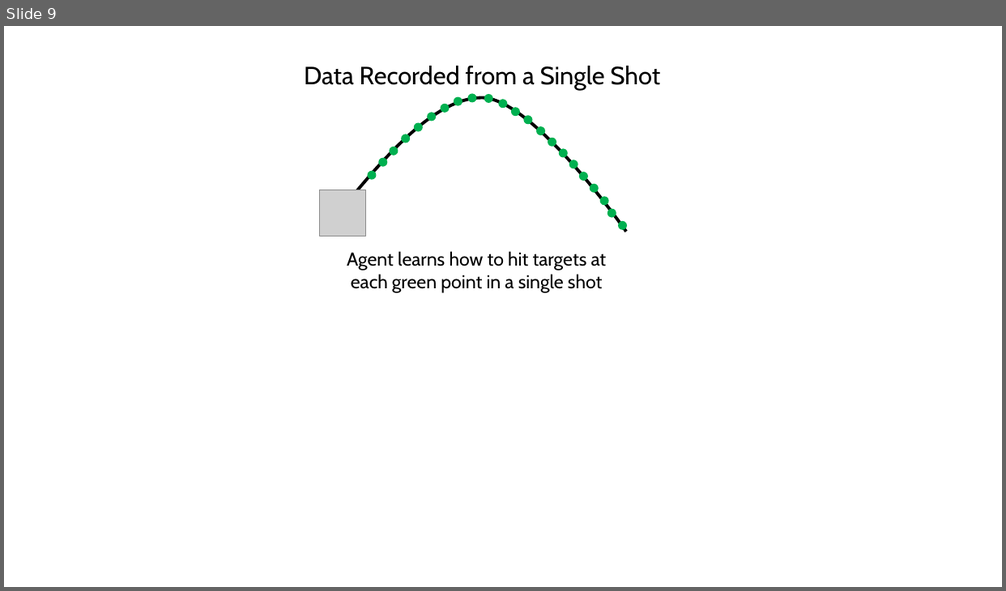
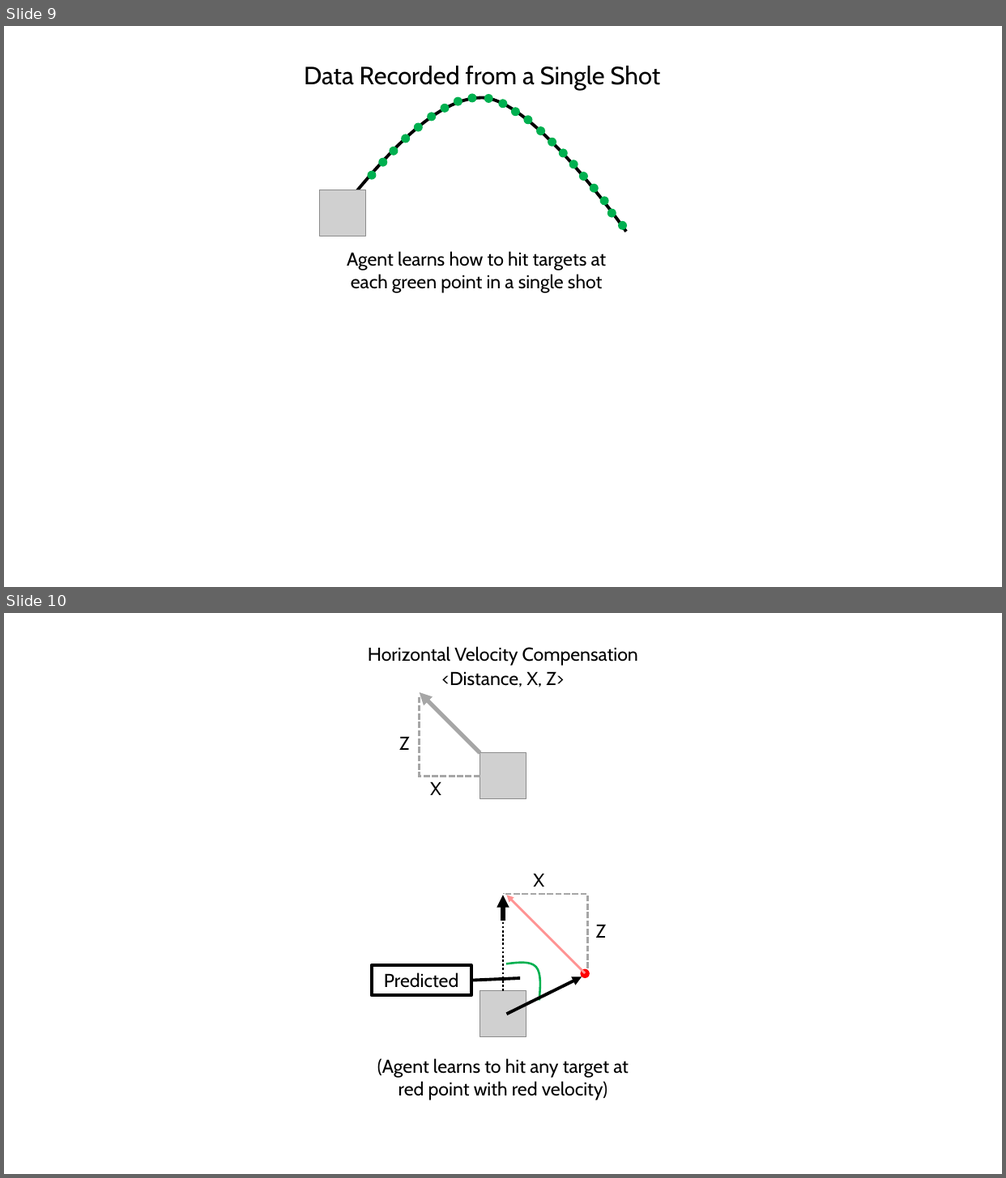
Before and after one commit to RibbonedAce/Dragon-Slayers, a slide deck: docs/images/FinalReportCharts.pptx. Shown one above the other, each under a label of ours: slide 9 before the commit, slides 9 and 10 after it. The pictures are 1006x591 and 1006x1178 pixels, drawn with LibreOffice and Linux fonts; fonts in the diff are those of the drawing; grey boxes stand for pictures. Boxes give left, top, right and bottom in pixels: in the first picture for what was removed or moved away, otherwise in the second. Text is boxed around its words. In the diff, an @@ line names an element or a change of style, - is before the commit and + after.

```diff
--- a/docs/images/FinalReportCharts.pptx
+++ b/docs/images/FinalReportCharts.pptx
@@ slide 10 added at [4,613,1002,1174], background #FFFFFF @@
@@ text added at [368,646,638,666], 18 pt, text #000000 @@
+Horizontal Velocity Compensation
@@ text added at [442,672,564,688], 18 pt, text #000000 @@
+<Distance, X, Z>
@@ arrow added from (480, 753) to (420, 692), #A6A6A6 4 pt @@
@@ elbow line added from (480, 776) to (420, 697), #A6A6A6 2 pt dashed @@
@@ text added at [399,737,410,750], 18 pt, text #000000 @@
+Z
@@ picture added at [480,753,526,799] @@
@@ text added at [430,782,441,795], 18 pt, text #000000 @@
+X
@@ text added at [533,874,544,887], 18 pt, text #000000 @@
+X
@@ arrow added from (503, 921) to (503, 895), #000000 4 pt @@
@@ elbow line added from (588, 977) to (504, 893), #A6A6A6 2 pt dashed @@
@@ arrow added from (585, 973) to (506, 895), #FF9393 2.25 pt @@
@@ line added from (503, 991) to (503, 921), #000000 2 pt dashed @@
@@ text added at [596,925,607,938], 18 pt, text #000000 @@
+Z
@@ freeform shape added at [505,951,555,1001], outline #00B050 2 pt @@
@@ rectangle added at [372,965,471,995], outline #000000 3 pt, 18 pt, text #000000 @@
+Predicted
@@ arrow added from (506, 1014) to (582, 977), #000000 3 pt @@
@@ ellipse added at [581,969,590,978], fill #FF0000 @@
@@ line added from (471, 981) to (521, 978), #000000 3 pt @@
@@ picture added at [480,991,526,1037] @@
@@ text added at [377,1059,629,1101], 18 pt, text #000000 @@
+(Agent learns to hit any target at red point with red velocity)
```
Also in this commit, not shown: 1 other file.
